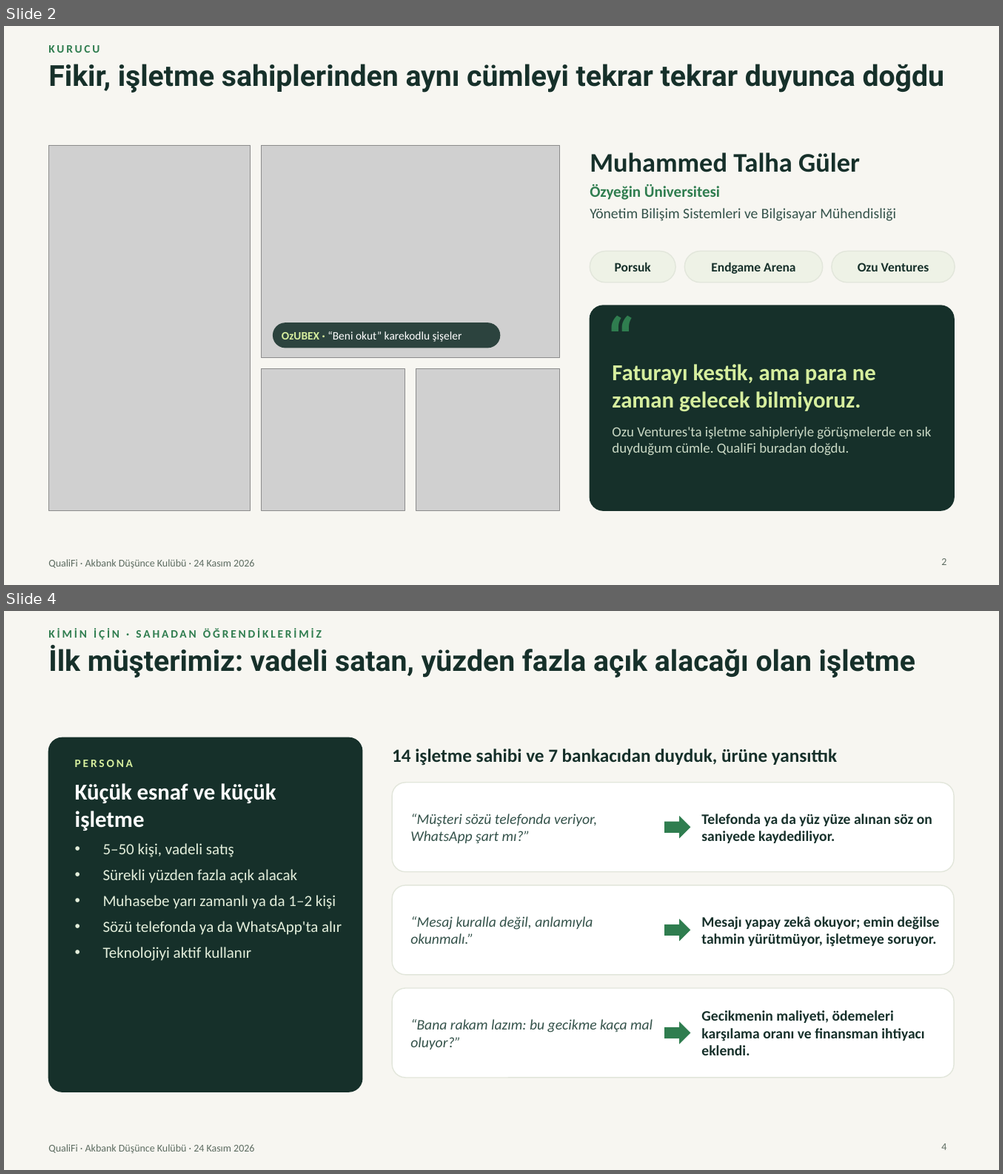
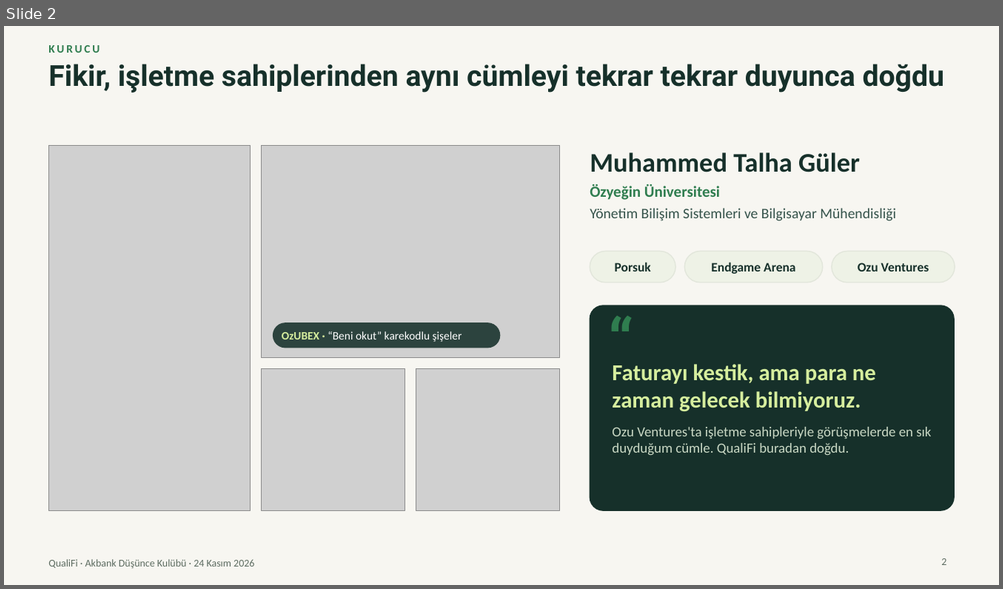
Before and after one commit to Talhaguler1/qualifi-41598058, a slide deck: marketing/presentation-2026-11-24/QualiFi-final-sunum.pptx. Shown one above the other, each under a label of ours: slides 2 and 4 before the commit, slide 2 after it; the slides between them are not shown. The pictures are 1003x1174 and 1003x589 pixels, drawn with LibreOffice and Linux fonts; fonts in the diff are those of the drawing; grey boxes stand for pictures. Boxes give left, top, right and bottom in pixels: in the first picture for what was removed or moved away, otherwise in the second. Text is boxed around its words. In the diff, an @@ line names an element or a change of style, - is before the commit and + after.

```diff
--- a/marketing/presentation-2026-11-24/QualiFi-final-sunum.pptx
+++ b/marketing/presentation-2026-11-24/QualiFi-final-sunum.pptx
@@ slide 4 removed at bbox=[4, 611, 999, 1170], background #F7F6F1; not listed: 1 template element that a slide beside it also shows @@
@@ text removed at bbox=[48, 628, 321, 640] @@
-KİMİN İÇİN · SAHADAN ÖĞRENDİKLERİMİZ
@@ text removed at bbox=[48, 644, 915, 678] @@
-İlk müşterimiz: vadeli satan, yüzden fazla açık alacağı olan işletme
@@ rounded rectangle removed at bbox=[48, 738, 362, 1092] @@
@@ text removed at bbox=[75, 760, 341, 961] @@
-PERSONA
-Küçük esnaf ve küçük işletme
-• 5–50 kişi, vadeli satış
-• Sürekli yüzden fazla açık alacak
-• Muhasebe yarı zamanlı ya da 1–2 kişi
-• Sözü telefonda ya da WhatsApp'ta alır
-• Teknolojiyi aktif kullanır
@@ text removed at bbox=[392, 749, 836, 766] @@
-14 işletme sahibi ve 7 bankacıdan duyduk, ürüne yansıttık
@@ rounded rectangle removed at bbox=[392, 783, 954, 872] @@
@@ text removed at bbox=[410, 814, 597, 844] @@
-“Müşteri sözü telefonda veriyor, WhatsApp şart mı?”
@@ right arrow removed at bbox=[664, 816, 691, 839] @@
@@ text removed at bbox=[701, 814, 932, 843] @@
-Telefonda ya da yüz yüze alınan söz on saniyede kaydediliyor.
@@ rounded rectangle removed at bbox=[392, 886, 954, 975] @@
@@ text removed at bbox=[410, 917, 592, 944] @@
-“Mesaj kuralla değil, anlamıyla okunmalı.”
@@ right arrow removed at bbox=[664, 919, 691, 942] @@
@@ text removed at bbox=[701, 917, 939, 947] @@
-Mesajı yapay zekâ okuyor; emin değilse tahmin yürütmüyor, işletmeye soruyor.
@@ rounded rectangle removed at bbox=[392, 988, 954, 1078] @@
@@ text removed at bbox=[410, 1019, 652, 1050] @@
-“Bana rakam lazım: bu gecikme kaça mal oluyor?”
@@ right arrow removed at bbox=[664, 1022, 691, 1045] @@
@@ text removed at bbox=[701, 1011, 924, 1056] @@
-Gecikmenin maliyeti, ödemeleri karşılama oranı ve finansman ihtiyacı eklendi.
@@ page number removed at bbox=[941, 1144, 946, 1150] @@
-4
```
Also in this commit, not shown: 10 slides changed, 1 slide added, 8 other files.
